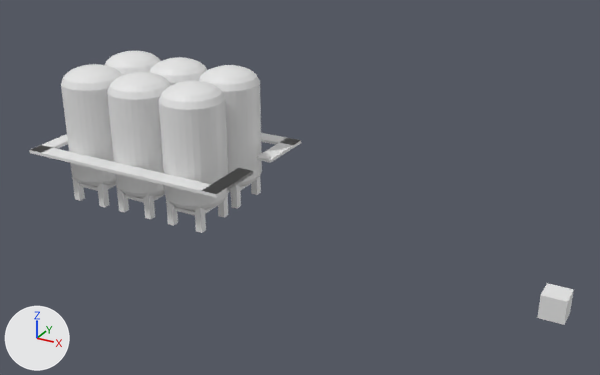
Before and after pictures for a commit that changed the Blender file Bakdaulet/SpaceX(toplivo bak).blend.
Both versions are drawn from a 50 mm camera at (9.2, -56.6, 33.2) aimed at (-24.9, 5.3, 2.3). The lights are fixed; the arrows at lower left show +X, +Y and +Z.
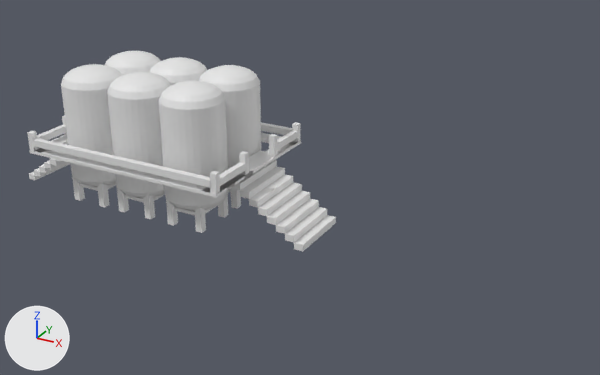
Boxes [x1, y1, x2, y2] around the edits, measured in the pictures (600 x 375 px):
'Cube.013', added: after [27, 115, 301, 198]
'Cube', moved, turned, rescaled, modifiers changed: before [537, 283, 574, 325]; after [232, 151, 336, 251]
'Cube.007', deleted: before [29, 133, 301, 198]
'Cube.014', added: after [29, 158, 70, 180]

What the commit changed:
Mesh me_cube_014 is new.
It has 184 vertices, 154 faces and spans x -1.2..72.3, y -16.9..33.8, z -1.4..1.0.
Object 'Cube' (ob_cube) moves from (0.0, 0.0, 0.0) to (-23.09, 5.02, -1.82).
Object 'Cube' (ob_cube) turns from (0, 0, 0) to (0, 0, 90) degrees about x, y and z.
Object 'Cube' (ob_cube) is rescaled from (1.0, 1.0, 1.0) to (3.3, 0.468, 0.33).
Object 'Cube' (ob_cube) gains a ARRAY modifier named 'Array'.
Modifier setting: count = 9.
Modifier setting: relative_offset_displace = (0.0, 1.0, 1.0).
Object 'Cube.007' (ob_cube_007) is deleted.
Object 'Cube.013' (ob_cube_013) is new; it shows me_cube_014.
Its location is (-50.45, 2.44, 4.91).
Its scale is (0.3, 0.3, 1.0).
Object 'Cube.014' (ob_cube_014) is new; it shows a copy of the mesh of ob_cube.
Its location is (-56.1, 5.02, -1.82).
Its rotation in degrees is (0, 0, 270).
Its scale is (3.0, 0.425, 0.3).
It gains a ARRAY modifier named 'Array'.
Modifier setting: count = 9.
Modifier setting: relative_offset_displace = (0.0, 1.0, 1.0).
